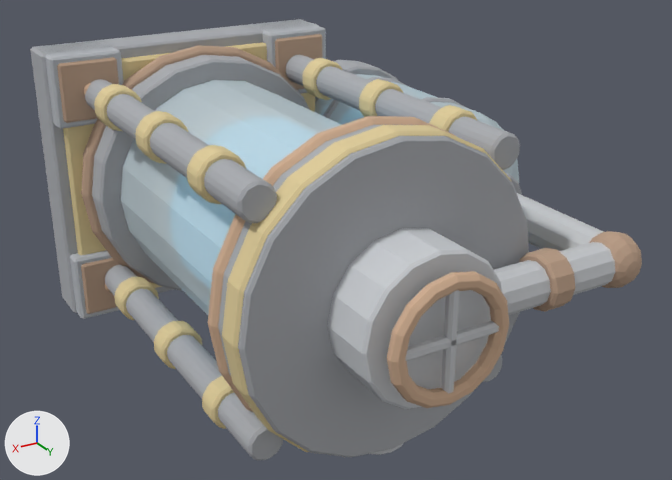
The FBX model Assets/GeneratedBaseItems/12_Water_Purifier_Station.fbx: old version first, new version second.
One viewpoint serves both versions: a 50 mm camera at (1.45, 3.28, 1.13) aimed at (0.0, 0.86, -0.08). Every picture has the same lights, and +X, +Y and +Z are marked at lower left. The picture after the commit comes second.

Names of what the first picture shows: '12_Water_Purifier_Station'.
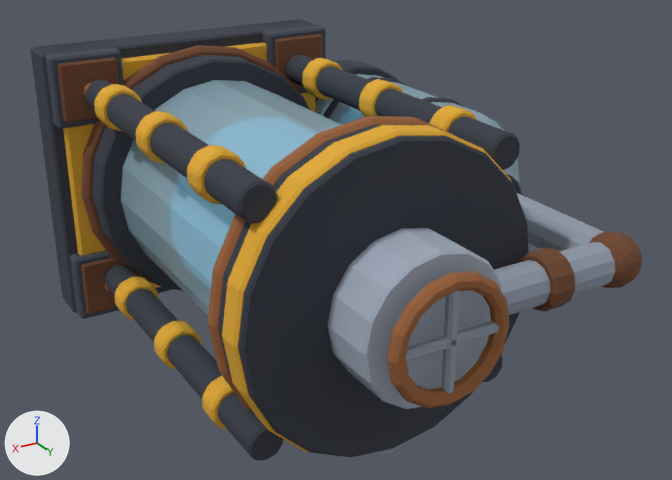
Boxes (x1, y1, x2, y2) around the edits, measured in the pictures (672 x 480 px):
'12_Water_Purifier_Station', recoloured, surface changed: (30, 19, 642, 460) in both

What changed in the scene script:
```text
Change mat_rust___deep_brown:
    mat_rust___deep_brown.base_color: (0.487, 0.335, 0.237) -> (0.16, 0.06, 0.025)  # beige #b99d86 -> brown #6f452c
Change mat_glass___pale_reflection:
    mat_glass___pale_reflection.base_color: (0.655, 0.78, 0.834) -> (0.38, 0.58, 0.68)  # pale blue #d4e5eb -> blue #a6c8d7
Change mat_iron___dark_forged_steel:
    mat_iron___dark_forged_steel.base_color: (0.394, 0.407, 0.432) -> (0.038, 0.044, 0.062)  # grey #a8abb0 -> greyish blue #373b46
Change mat_hazard___faded_amber:
    mat_hazard___faded_amber.base_color: (0.733, 0.603, 0.319) -> (0.748, 0.393, 0.0272)  # beige #decc99 -> orange #e0a82e
Change mat_titanium___graphite_armor:
    mat_titanium___graphite_armor.base_color: (0.455, 0.477, 0.507) -> (0.055, 0.0637, 0.089)  # grey #b4b8bd -> greyish blue #424754
Change mat_rust___orange_oxide:
    mat_rust___orange_oxide.base_color: (0.626, 0.42, 0.281) -> (0.32, 0.12, 0.04)  # beige #cfad90 -> brown #996138
Change mat_charcoal___blackened:
    mat_charcoal___blackened.base_color: (0.281, 0.281, 0.301) -> (0.022, 0.0245, 0.0331)  # grey #909095 -> dark grey #292b33
    mat_charcoal___blackened.roughness: 0.94 -> 0.92
Change mat_mortar___pale_sand:
    mat_mortar___pale_sand.base_color: (0.562, 0.545, 0.517) -> (0.16, 0.16, 0.18)  # light grey #c6c3be -> grey #6f6f76
    mat_mortar___pale_sand.roughness: 0.94 -> 0.9
Change mat_water___purified_cyan:
    mat_water___purified_cyan.base_color: (0.394, 0.695, 0.813) -> (0.1, 0.44, 0.68)  # cyan #a8d9e9 -> blue #59b1d7
    mat_water___purified_cyan.roughness: 0.94 -> 0.9
Change mat_titanium___bright_bevel:
    mat_titanium___bright_bevel.base_color: (0.611, 0.633, 0.662) -> (0.477, 0.538, 0.638)  # light grey #cdd0d5 -> pale blue #b8c2d1
    mat_titanium___bright_bevel.roughness: 0.94 -> 0.9
    mat_titanium___bright_bevel.metallic: 0.0 -> 0.55
Change mat_bone___infected_ivory:
    mat_bone___infected_ivory.base_color: (0.757, 0.721, 0.641) -> (0.58, 0.5, 0.36)  # light grey #e2ddd1 -> beige #c8bca2
    mat_bone___infected_ivory.roughness: 0.94 -> 0.9
```
